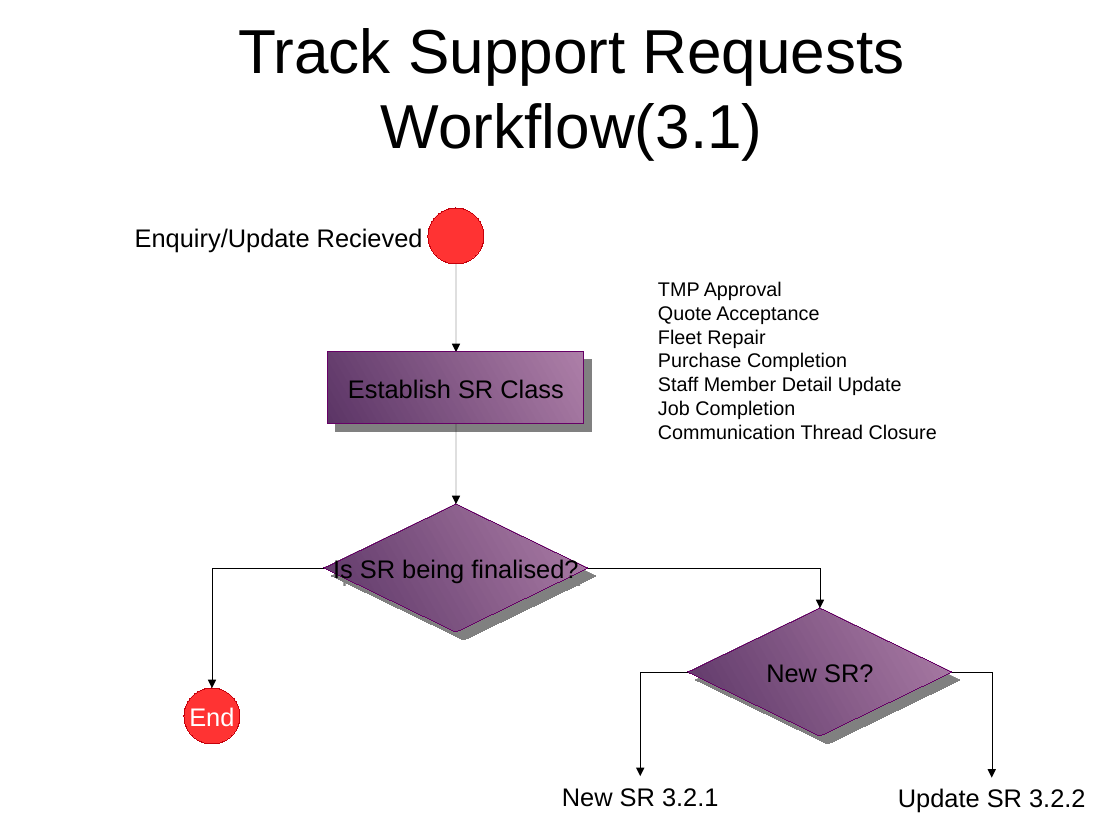
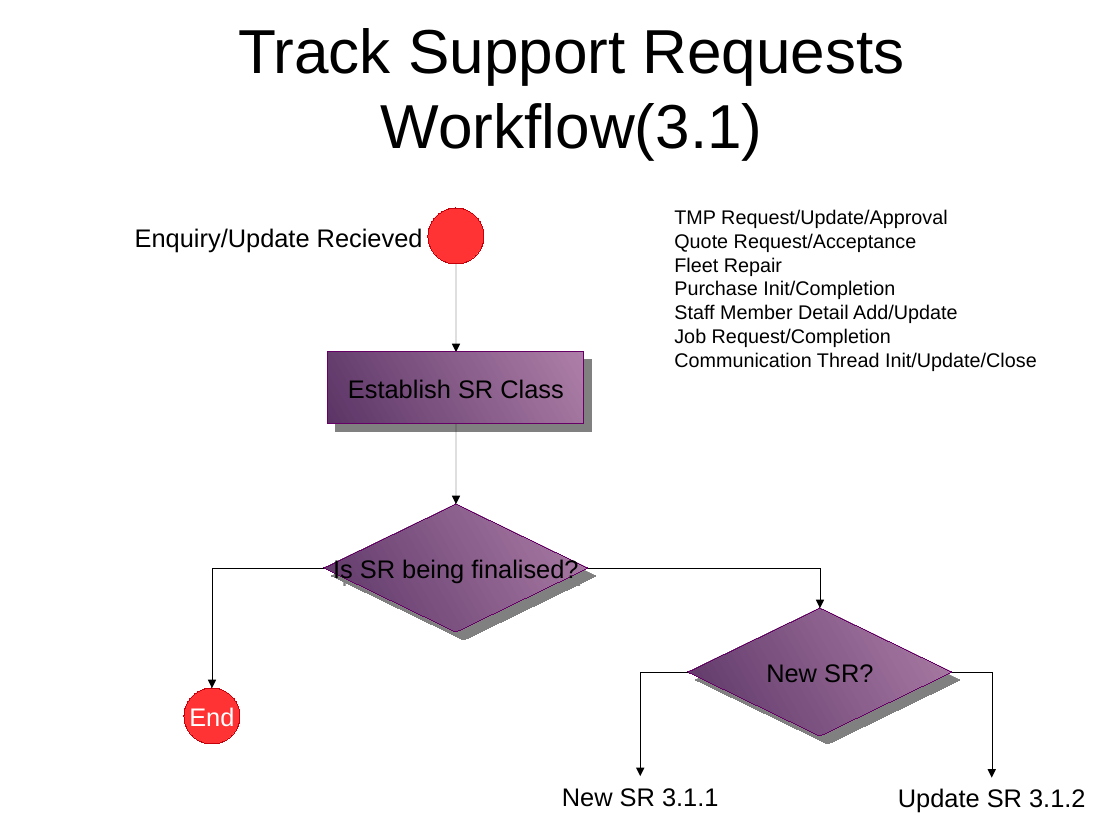
Before and after one commit to monkeysh1ne/TMNZ_Stuff, a slide deck: slide 8 of Workflows BP Models.odp. Drawn at 1120x840 pixels with LibreOffice and Linux fonts; fonts in the diff are those of the drawing. Boxes give left, top, right and bottom in pixels: in the first picture for what was removed or moved away, otherwise in the second. Text is boxed around its words. In the diff, an @@ line names an element or a change of style, - is before the commit and + after.

Commit message:
Request Tracking SYstem Shopping List - started

```diff
--- a/Workflows BP Models.odp
+++ b/Workflows BP Models.odp
@@ text "TMP Request/Update/Approval": place and size @@
-text "TMP Request/Update/Approval" at [658,281,937,440]
+text "TMP Request/Update/Approval" at [674,209,1037,371]
@@ text at [674,209,948,252]: text changed @@
-TMP Approval
-Quote Acceptance
+TMP Request/Update/Approval
+Quote Request/Acceptance
@@ text at [674,280,1037,371]: text changed @@
-Purchase Completion
-Staff Member Detail Update
-Job Completion
-Communication Thread Closure
+Purchase Init/Completion
+Staff Member Detail Add/Update
+Job Request/Completion
+Communication Thread Init/Update/Close
@@ text at [562,788,718,807]: text changed @@
-New SR 3.2.1
+New SR 3.1.1
@@ text at [898,788,1085,813]: text changed @@
-Update SR 3.2.2
+Update SR 3.1.2
```
Also in this commit, not shown: 4 other slides changed, 2 slides added, 1 slide removed, 1 other file.
